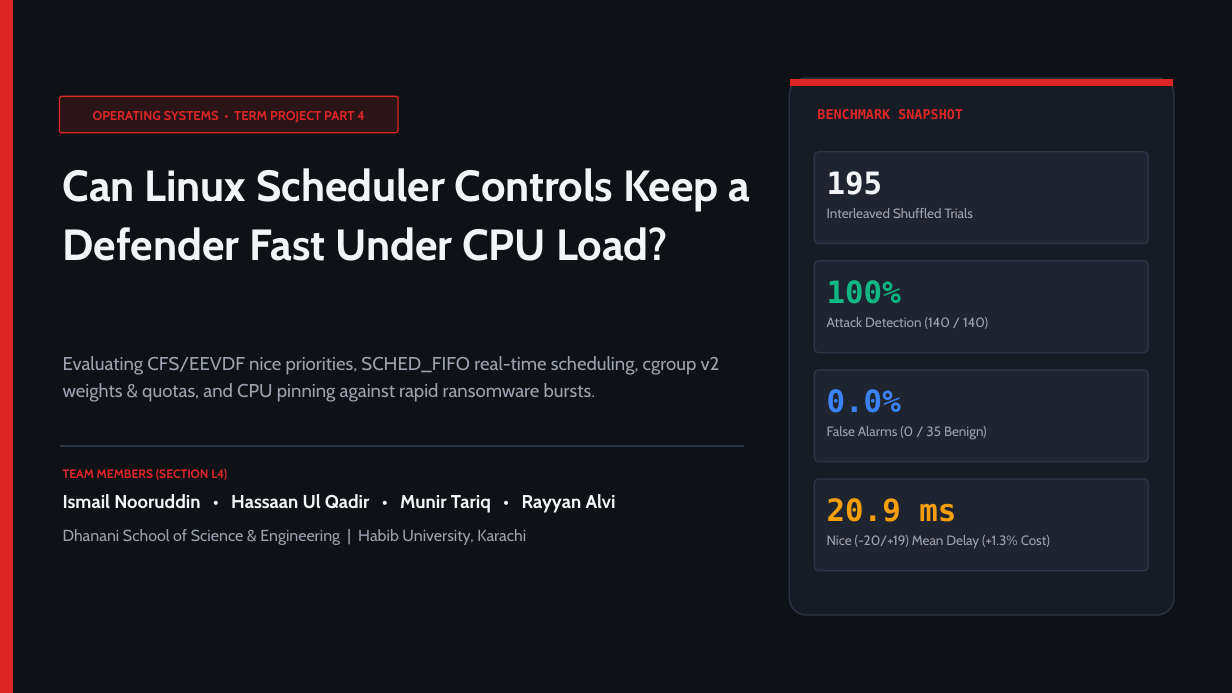
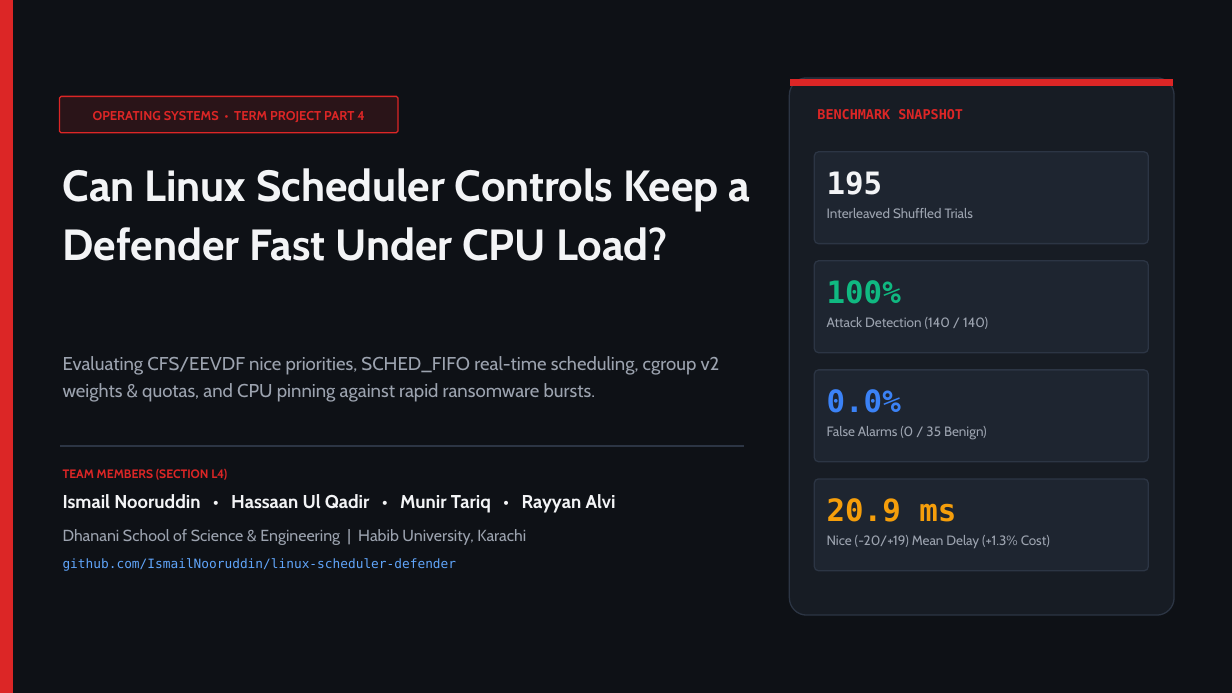
Before and after one commit to IsmailNooruddin/linux-scheduler-defender, a slide deck: slide 1 of Project Presentation.pptx. Drawn at 1232x693 pixels with LibreOffice and Linux fonts; fonts in the diff are those of the drawing. Boxes give left, top, right and bottom in pixels: in the first picture for what was removed or moved away, otherwise in the second. Text is boxed around its words. In the diff, an @@ line names an element or a change of style, - is before the commit and + after.

```diff
--- a/Project Presentation.pptx
+++ b/Project Presentation.pptx
@@ text at (63,558,457,571): paragraph added @@
+github.com/IsmailNooruddin/linux-scheduler-defender
```
Also in this commit, not shown: 4 other slides changed.
